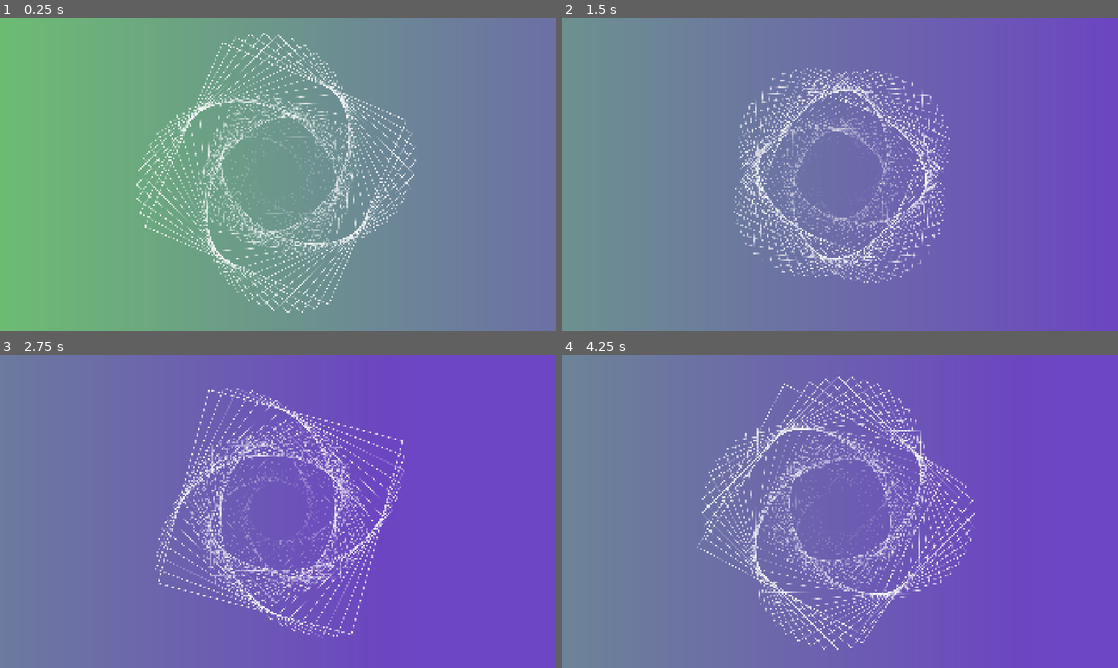
Above: before the commit, frames 1-4 (two rows, left to right).
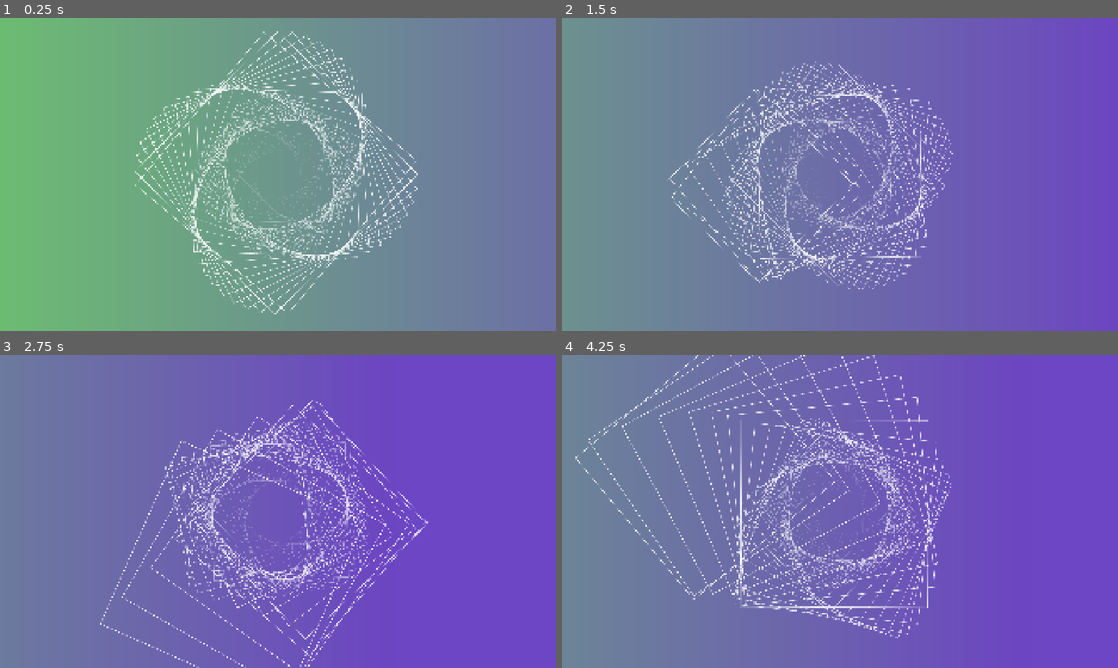
Above: after the commit, the same moments.

Repository: Juju-brz/GDVJ
Game: Godot game, scene res://templates/04_WormDance.tscn
Same seed, same stepped clock (60 frames per second), same inputs: the game is played once before the commit and once after it.
Inputs (mouse positions are in pixels of both pictures, inside the frame that each line leads up to):
- Up to frame 1 (0.25 s): no input
- Up to frame 2 (1.5 s): tap Enter at 0.5 s; move the mouse to (962, 158) at 0.52 s; move the mouse to (728, 190) at 1.27 s
- Up to frame 3 (2.75 s): move the mouse to (333, 442) at 2.02 s
- Up to frame 4 (4.25 s): move the mouse to (812, 574) at 2.77 s; move the mouse to (1006, 558) at 3.52 s; tap F3 (mouse) at 4.15 s

The runs differ from the first frame. In frame 1, 9.6% of the frame differs, in the area x 24-76%, y 4-95%; in frame 2, 8.5%; in frame 3, 8.8%; in frame 4, 11%, in the area x 2-75%, y 0-95%.

Commit message:
okay good its now work for change scene without loose

Diff:
--- a/autoload/Global.gd
+++ b/autoload/Global.gd
@@ -32,7 +32,7 @@
 	VERTEX;
 }"
 
-var mouse_activation = false
+var mouse_activation = true
 #var ShaderVer = ""
 # Called when the node enters the scene tree for the first time.
 func _ready() -> void:
--- a/scripts/04_WormDance.gd
+++ b/scripts/04_WormDance.gd
@@ -32,7 +32,7 @@
 func _ready() -> void:
 	super._ready()
 	NEXT_SCENE_PATH = "res://templates/02_BeautifulChaos.tscn"
-	speed = 4.0
+	speed = 8.0
 	# 1. HIDE THE FIXED ORIGINAL IMAGE
 	if original_sprite:
 		original_sprite.hide()
@@ -52,11 +52,15 @@
 		trail_velocities.append(Vector2.ZERO)
 
 
-	print("!!! SCRIPT READY: Center Spawn + Mirror Movement + Invisible Head !!!")
+	#print("!!! SCRIPT READY: Center Spawn + Mirror Movement + Invisible Head !!!")
 
+func increment():
+	pass
 
 func _process(delta: float) -> void:
 	super._process(delta)
+
+
 	time_passed += delta
 
 	update_trail_physics(delta)
--- a/scripts/05_circle_star.gd
+++ b/scripts/05_circle_star.gd
@@ -53,6 +53,7 @@
 
 func _process(delta: float) -> void:
 	super._process(delta)
+
 	# 1. UPDATE TIMERS
 	time_passed += delta * speed
 	overall_rotation += ROTATION_SPEED * delta * speed
--- a/scripts/mainScript.gd
+++ b/scripts/mainScript.gd
@@ -152,10 +152,10 @@
 func _process(delta: float) -> void:
 	if Input.is_action_pressed("joy_increment"):
 		increment()
-	#if Input.act("joy_increment"):
-		#increment()
+
 	if Input.is_action_pressed("joy_decrement"):
 		decrement()
+
 	if Input.is_action_pressed("joy_speed_down"):
 		if speed <= 1:
 			pass
